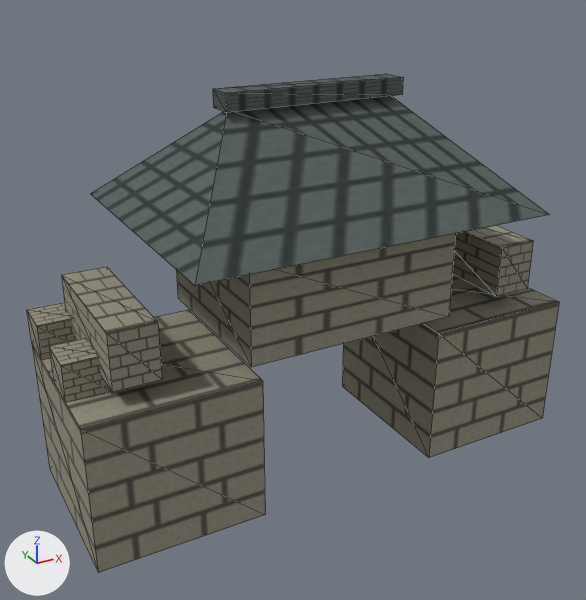
The glTF model app/src/main/assets/3d/sites/gate-lod0.glb as it was, and as the next commit left it.
Both versions are drawn from a 50 mm lens placed at (-0.697, -1.203, 0.923), pointed at (-0.042, -0.011, 0.327). The axes (+X, +Y, +Z) are drawn at lower left. The lights are the same throughout. The first picture is the older version. Mesh edges are drawn as thin lines. Vertices at exactly the same position are counted once.

The scene before the commit, as lines of its bpy script (objects in view):
```python
me_mesh_0 = bpy.data.meshes.new('Mesh_0')
me_mesh_0.from_pydata(...)  # 84 vertices, 106 faces; spans x -0.48..0.48, y -0.25..0.25, z 0.0..0.71
me_mesh_0.materials.append(mat_material_0)
ob_mesh_0 = bpy.data.objects.new('Mesh_0', me_mesh_0)
ob_mesh_0.location = (0.0, 0.0, 0.0)
```
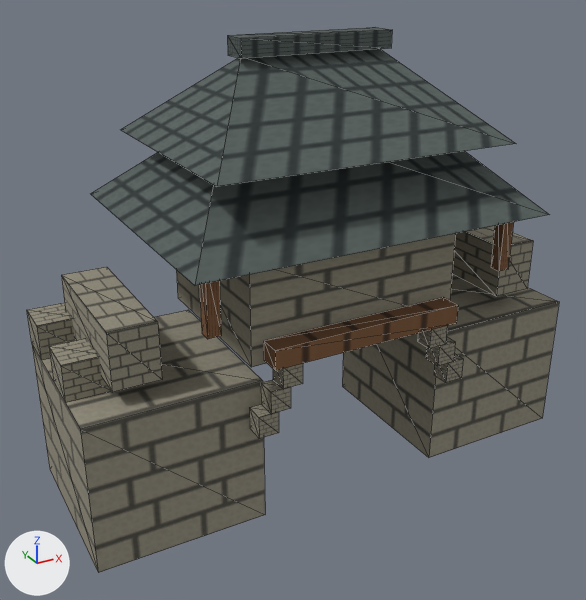
Edits to the bpy script that builds the scene:
```text
Change me_mesh_0:
    used by ob_mesh_0; location = (0.0, 0.0, 0.0)
    remove me_mesh_0.from_pydata(...)  # 84 vertices, 106 faces; spans x -0.48..0.48, y -0.25..0.25, z 0.0..0.71
    add me_mesh_0.from_pydata(...)  # 170 vertices, 212 faces; spans x -0.48..0.48, y -0.25..0.25, z 0.0..0.79
    me_mesh_0 part 1: the loose piece of 8 vertices spanning x -0.42..-0.34, y -0.13..0.13, z 0.3..0.4 is copied, and the copy is scaled about its middle by (0.45, 0.135, 0.4), then moved by (0.19, -0.183, -0.14); it spans x -0.208..-0.172, y -0.2..-0.165, z 0.19..0.23
    me_mesh_0 part 2: the loose piece of 8 vertices spanning x -0.42..-0.34, y -0.13..0.13, z 0.3..0.4 is copied, and the copy is scaled about its middle by (0.45, 0.135, 0.4), then moved by (0.212, -0.183, -0.1); it spans x -0.186..-0.15, y -0.2..-0.165, z 0.23..0.27
    me_mesh_0 part 3: the loose piece of 8 vertices spanning x -0.42..-0.34, y -0.13..0.13, z 0.3..0.4 is copied, and the copy is scaled about its middle by (0.45, 0.135, 0.4), then moved by (0.234, -0.183, -0.06); it spans x -0.164..-0.128, y -0.2..-0.165, z 0.27..0.31
    me_mesh_0 part 4: the loose piece of 8 vertices spanning x 0.34..0.42, y -0.13..0.13, z 0.3..0.4 is copied, and the copy is scaled about its middle by (0.45, 0.135, 0.4), then moved by (-0.19, -0.183, -0.14); it spans x 0.172..0.208, y -0.2..-0.165, z 0.19..0.23
    me_mesh_0 part 5: the loose piece of 8 vertices spanning x 0.34..0.42, y -0.13..0.13, z 0.3..0.4 is copied, and the copy is scaled about its middle by (0.45, 0.135, 0.4), then moved by (-0.212, -0.183, -0.1); it spans x 0.15..0.186, y -0.2..-0.165, z 0.23..0.27
    me_mesh_0 part 6: the loose piece of 8 vertices spanning x -0.42..-0.34, y -0.13..0.13, z 0.3..0.4 is copied, and the copy is scaled about its middle by (0.45, 0.135, 0.4), then moved by (0.526, -0.183, -0.06); it spans x 0.128..0.164, y -0.2..-0.165, z 0.27..0.31
    me_mesh_0 part 7: the loose piece of 8 vertices spanning x -0.2..0.2, y -0.16..0.16, z 0.3..0.48 is copied, and the copy is scaled about its middle by (0.9, 0.125, 0.194), then moved by (0.0, -0.185, -0.062); it spans x -0.18..0.18, y -0.205..-0.165, z 0.31..0.345
    me_mesh_0 part 8: the loose piece of 6 vertices spanning x -0.325..0.325, y -0.25..0.25, z 0.5..0.68 is copied, and the copy is scaled about its middle by (0.831, 0.84, 0.778), then moved by (0.0, 0.0, 0.1); it spans x -0.27..0.27, y -0.21..0.21, z 0.62..0.76
    me_mesh_0 part 9: the loose piece of 8 vertices spanning x -0.169..0.169, y -0.025..0.025, z 0.68..0.71 is copied, and the copy is scaled about its middle by (0.831, 1, 1), then moved by (0.0, 0.0, 0.08); it spans x -0.14..0.14, y -0.025..0.025, z 0.76..0.79
    me_mesh_0 part 10: the loose piece of 8 vertices spanning x -0.48..-0.405, y -0.075..0.0, z 0.27..0.335 is copied, and the copy is scaled about its middle by (0.293, 0.293, 2), then moved by (0.163, -0.154, 0.152); it spans x -0.29..-0.268, y -0.202..-0.18, z 0.39..0.52
    me_mesh_0 part 11: the loose piece of 8 vertices spanning x 0.18..0.255, y -0.075..0.0, z 0.27..0.335 is copied, and the copy is scaled about its middle by (0.293, 0.293, 2), then moved by (0.064, -0.154, 0.152); it spans x 0.27..0.292, y -0.202..-0.18, z 0.39..0.52
```

Pixel boxes [x1, y1, x2, y2] of what changed, in the pictures (586 x 600 px):
'Mesh_0', reshaped (9% taller): before [27, 74, 559, 573]; after [27, 27, 559, 573]
part 1 of me_mesh_0, added: after [249, 404, 279, 439]
part 2 of me_mesh_0, added: after [261, 380, 291, 414]
part 3 of me_mesh_0, added: after [273, 364, 303, 389]
part 4 of me_mesh_0, added: after [434, 353, 463, 383]
part 5 of me_mesh_0, added: after [426, 336, 455, 366]
part 6 of me_mesh_0, added: after [417, 326, 447, 349]
part 7 of me_mesh_0, added (brown): after [264, 297, 458, 371]
part 8 of me_mesh_0, added: after [121, 49, 516, 187]
part 9 of me_mesh_0, added: after [227, 27, 392, 59]
part 10 of me_mesh_0, added (brown): after [199, 281, 221, 339]
part 11 of me_mesh_0, added (brown): after [491, 222, 514, 271]
